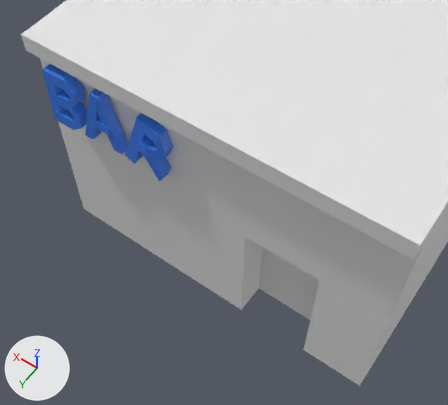
Renders of the glTF model models/bar.glb from each side of a commit.
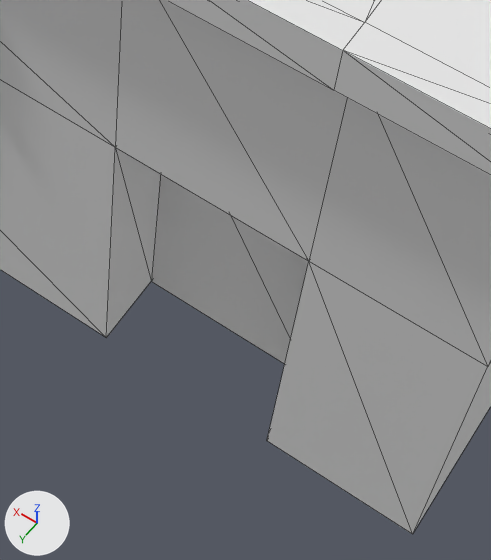
Each version appears first from a 50 mm lens placed at (-1.115, 2.412, 3.179), pointed at (-0.131, 1.035, 1.014), and next in a close-up on the part from 45% to 87% of the width and 44% to 98% of the height. The axes (+X, +Y, +Z) are drawn at lower left. The lights are the same throughout. The close-ups show mesh edges as thin lines. Where no turn or scale is listed for an object, it has been applied to the vertices.

Objects in the first close-up: 'Cube', 'door'.
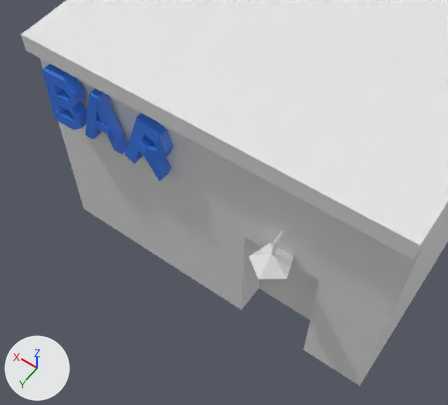
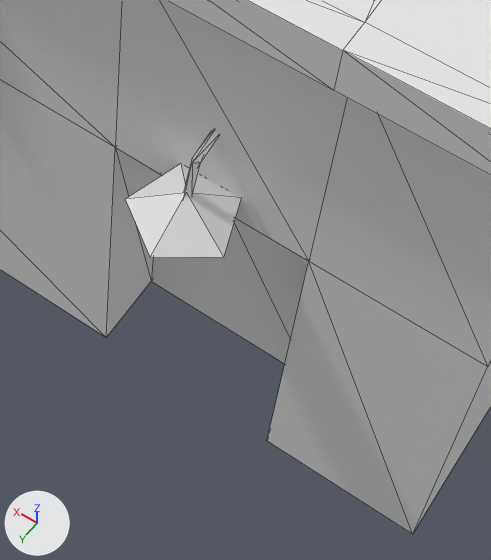
Edits to the scene script, one JSON object a line:
```json
{"op": "add", "block": "me_cylinder", "code": ["me_cylinder = bpy.data.meshes.new('Cylinder')", "me_cylinder.from_pydata([(0.0, 0.0098, -0.0098), (0.0012, -0.0118, 0.0771), (0.0085, -0.0049, -0.0098), (0.0096, -0.0243, 0.0694), (-0.0085, -0.0049, -0.0098), (-0.0074, -0.0243, 0.0697), (0.0044, -0.1096, 0.0915), (0.0121, -0.1067, 0.0768), (-0.0048, -0.1073, 0.0775)], [], [(0, 1, 3), (0, 3, 2), (2, 3, 5), (2, 5, 4), (1, 5, 8), (1, 8, 6), (4, 5, 1), (4, 1, 0), (0, 2, 4), (7, 6, 8), (5, 3, 7), (5, 7, 8), (3, 1, 6), (3, 6, 7)])"]}
{"op": "add", "block": "me_cone", "code": ["me_cone = bpy.data.meshes.new('Cone')", "me_cone.from_pydata([(0.0, 0.107, -0.034), (0.102, 0.033, -0.034), (0.063, -0.087, -0.034), (-0.063, -0.087, -0.034), (-0.102, 0.033, -0.034), (0.0, 0.0, 0.034)], [], [(0, 5, 1), (1, 5, 2), (2, 5, 3), (3, 5, 4), (4, 5, 0)])"]}
{"op": "add", "block": "ob_cylinder", "code": ["ob_cylinder = bpy.data.objects.new('Cylinder', me_cylinder)", "ob_cylinder.location = (-0.407, 1.054, 0.866)"]}
{"op": "add", "block": "ob_lamp", "code": ["ob_lamp = bpy.data.objects.new('lamp', me_cone)", "ob_lamp.location = (-0.407, 1.053, 0.833)"]}
```

Location of each change, [x1, y1, x2, y2] in pixels of the close-ups (491 x 560 px):
```json
{"object": "lamp", "change": "added", "after": [125, 164, 241, 257]}
{"object": "Cylinder", "change": "added", "after": [184, 130, 219, 198]}
```
